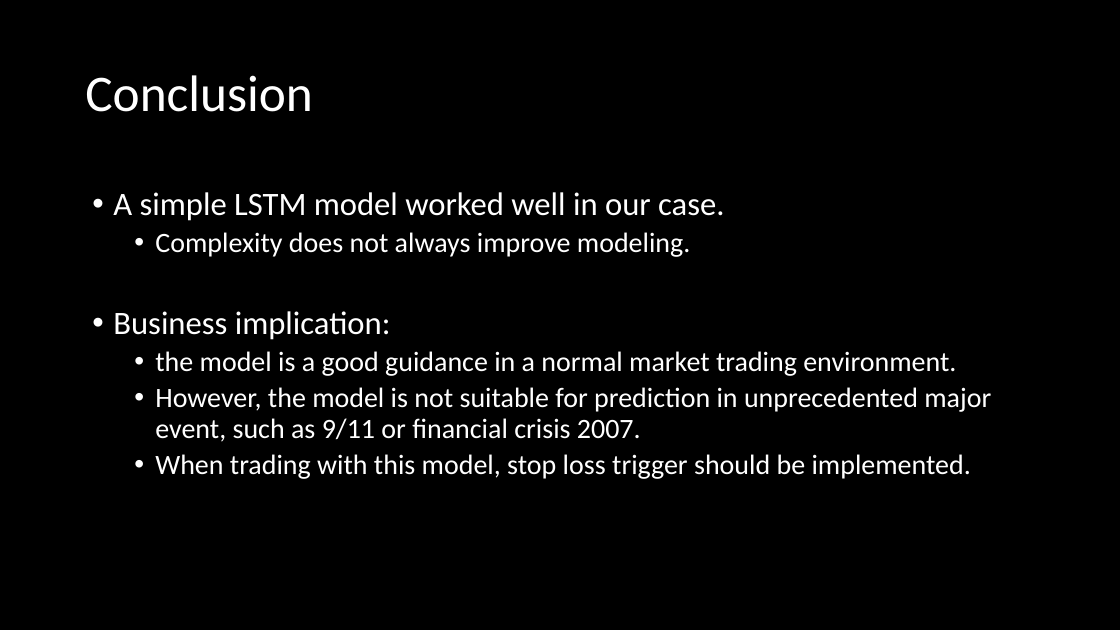
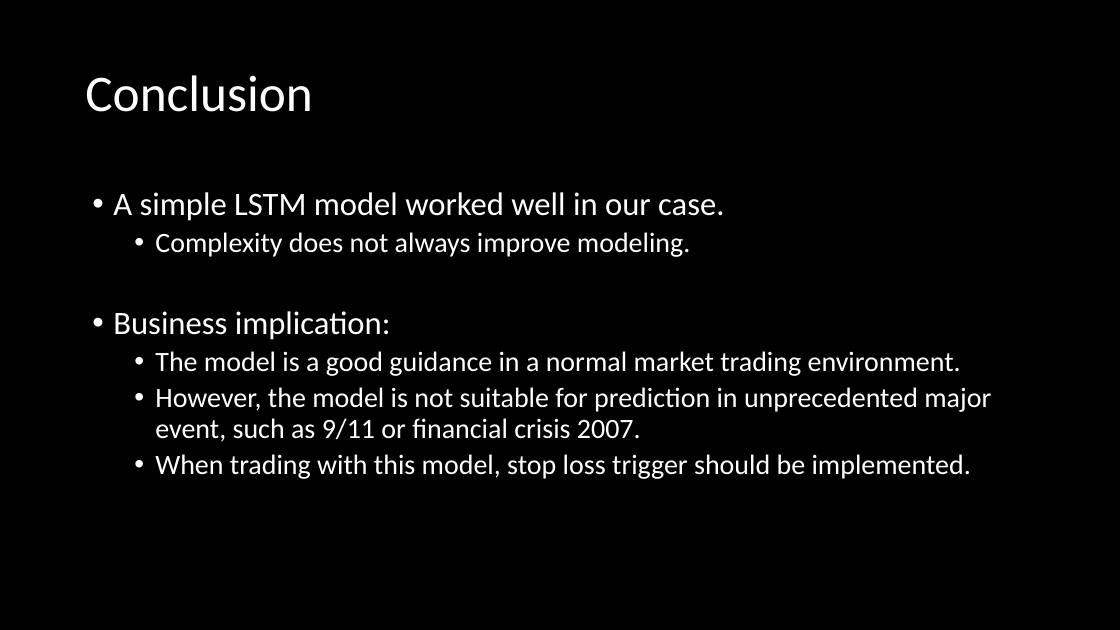
Before and after one commit to alexxlu/Project4, a slide deck: slide 9 of Stock Price prediction.pptx. Drawn at 1120x630 pixels with LibreOffice and Linux fonts; fonts in the diff are those of the drawing. Boxes give left, top, right and bottom in pixels: in the first picture for what was removed or moved away, otherwise in the second. Text is boxed around its words. In the diff, an @@ line names an element or a change of style, - is before the commit and + after.

```diff
--- a/Stock Price prediction.pptx
+++ b/Stock Price prediction.pptx
@@ text at (155,351,961,376): text changed @@
-  • the model is a good guidance in a normal market trading environment.
+  • The model is a good guidance in a normal market trading environment.
```
Also in this commit, not shown: 5 other slides changed, 2 other files.
